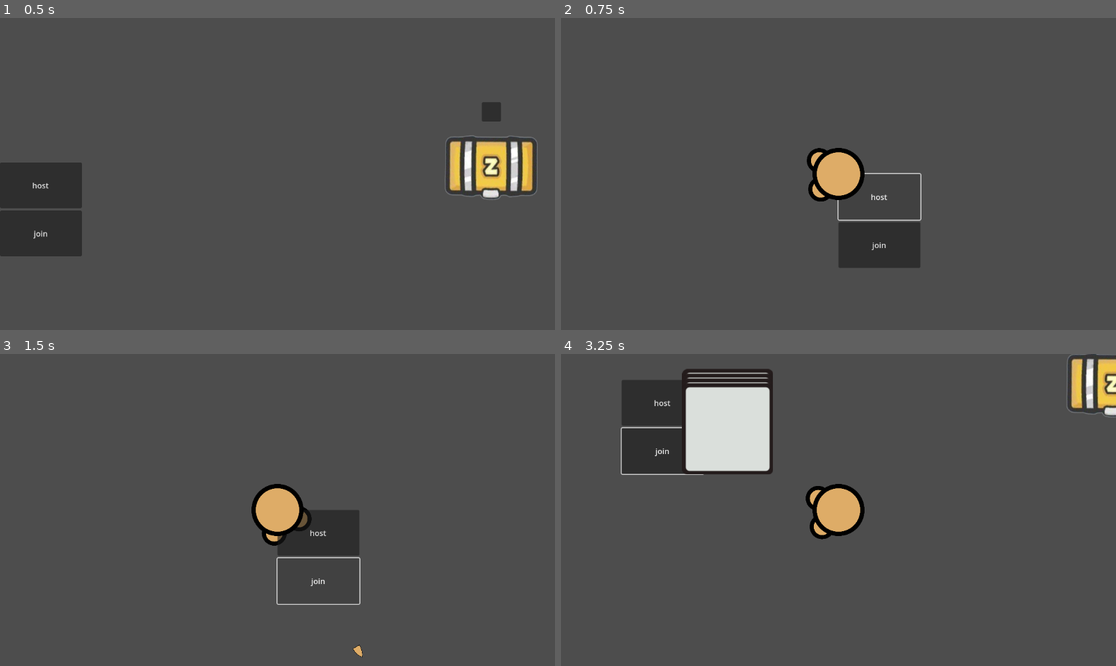
Above: before the commit, frames 1-4 (two rows, left to right).
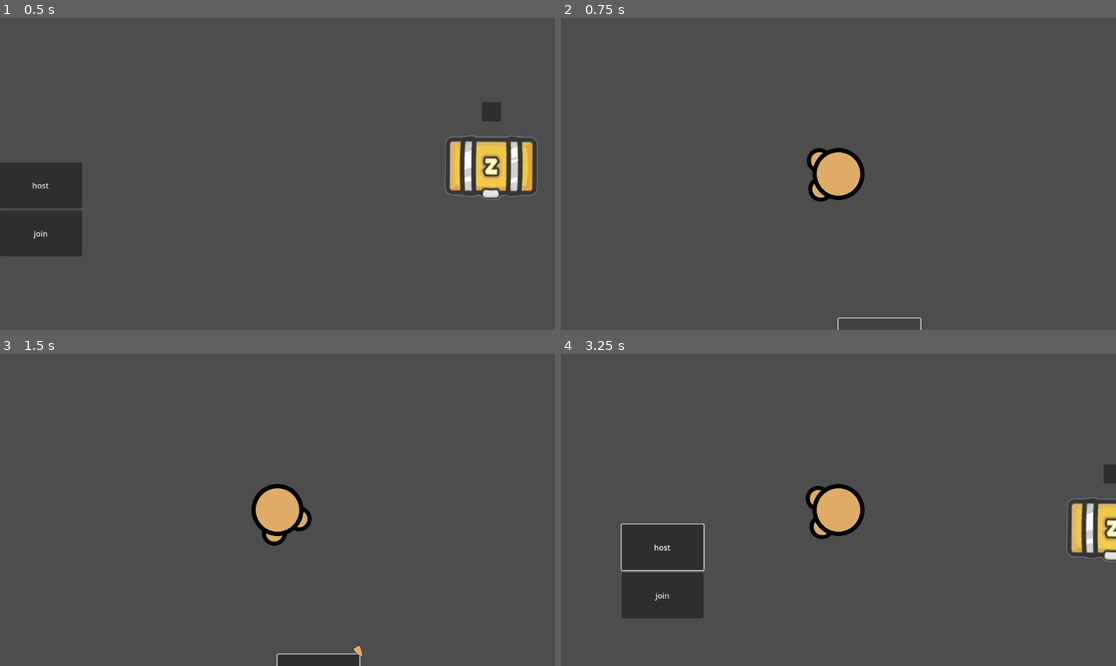
Above: after the commit, the same moments.

Repository: Tiffycake/Jank
Game: Godot game, scene res://Main Scene.tscn
The game is run twice, just before and just after one commit, with the same random seed, the same clock (stepped at 60 frames per second) and the same inputs.
Inputs (mouse positions are in pixels of both pictures, inside the frame that each line leads up to):
- Up to frame 1 (0.5 s): no input
- Up to frame 2 (0.75 s): click "host" at 0.5 s
- Up to frame 3 (1.5 s): click (316, 581) at 1.25 s, where only the run before the commit has a clickable "join"
- Up to frame 4 (3.25 s): move the mouse to (960, 494) at 2.02 s; press the mouse at (960, 494) at 2.03 s; hold D (right) 2.03-2.78 s; move the mouse to (727, 525) at 2.77 s; release the mouse at (727, 525) at 2.78 s; hold S (down) from 2.78 s (still down); right-click (727, 525) at 2.85 s

Frame 1 is identical in both runs. In frame 2, 2.4% of the frame differs, in the area x 49-65%, y 49-100%; in frame 3, 2.5%; in frame 4, 16%, in the area x 10-100%, y 0-85%.
Error after the commit: Cannot call method 'add_child' on a null value. (res://scripts/player.gd:27)

Commit message:
multiplayer is real rawhhhhh !!!! :3

Diff:
--- a/Main Scene.tscn
+++ b/Main Scene.tscn
@@ -27,3 +27,7 @@
 [node name="objectList" type="Node" parent="."]
 
 [node name="MainMenu" parent="." instance=ExtResource("3_ww3rf")]
+
+[node name="MultiplayerSpawner" type="MultiplayerSpawner" parent="."]
+_spawnable_scenes = PackedStringArray("uid://3higeki8udsa")
+spawn_path = NodePath("..")
--- a/mainMenu.gd
+++ b/mainMenu.gd
@@ -21,10 +21,10 @@
 
 func spawnPlayer(id = 1):
 	var player = playerScene.instantiate()
-	#self.add_child(player)
 	player.name = str(id)
-	call_deferred("add_child",player) # playerList.
-	player.add_child(playerList)
+	var mainScene = get_parent()
+	mainScene.call_deferred("add_child", player)
+	#player.add_child(playerList)
 
 func _ready() -> void:
 	#connects signals
--- a/scenes/main_menu.tscn
+++ b/scenes/main_menu.tscn
@@ -22,7 +22,3 @@
 offset_right = 170.0
 offset_bottom = 195.0
 text = "join"
-
-[node name="MultiplayerSpawner" type="MultiplayerSpawner" parent="."]
-_spawnable_scenes = PackedStringArray("uid://3higeki8udsa")
-spawn_path = NodePath("../../playerList")
--- a/scenes/player.tscn
+++ b/scenes/player.tscn
@@ -11,6 +11,9 @@
 radius = 54.0093
 
 [sub_resource type="SceneReplicationConfig" id="SceneReplicationConfig_tuyoq"]
+properties/0/path = NodePath(".:position")
+properties/0/spawn = true
+properties/0/replication_mode = 1
 
 [node name="Player" type="CharacterBody2D"]
 script = ExtResource("1_i3pqv")
